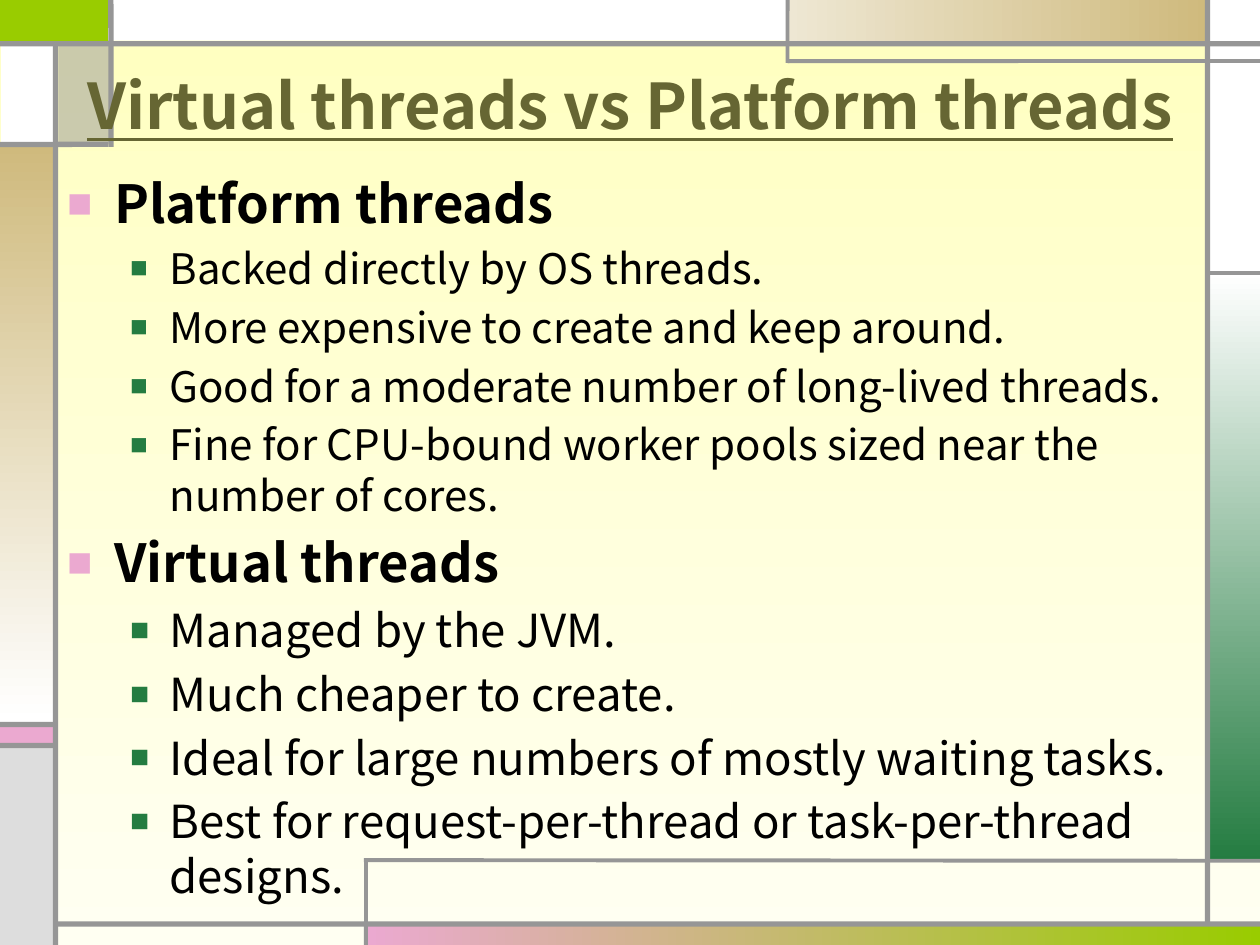
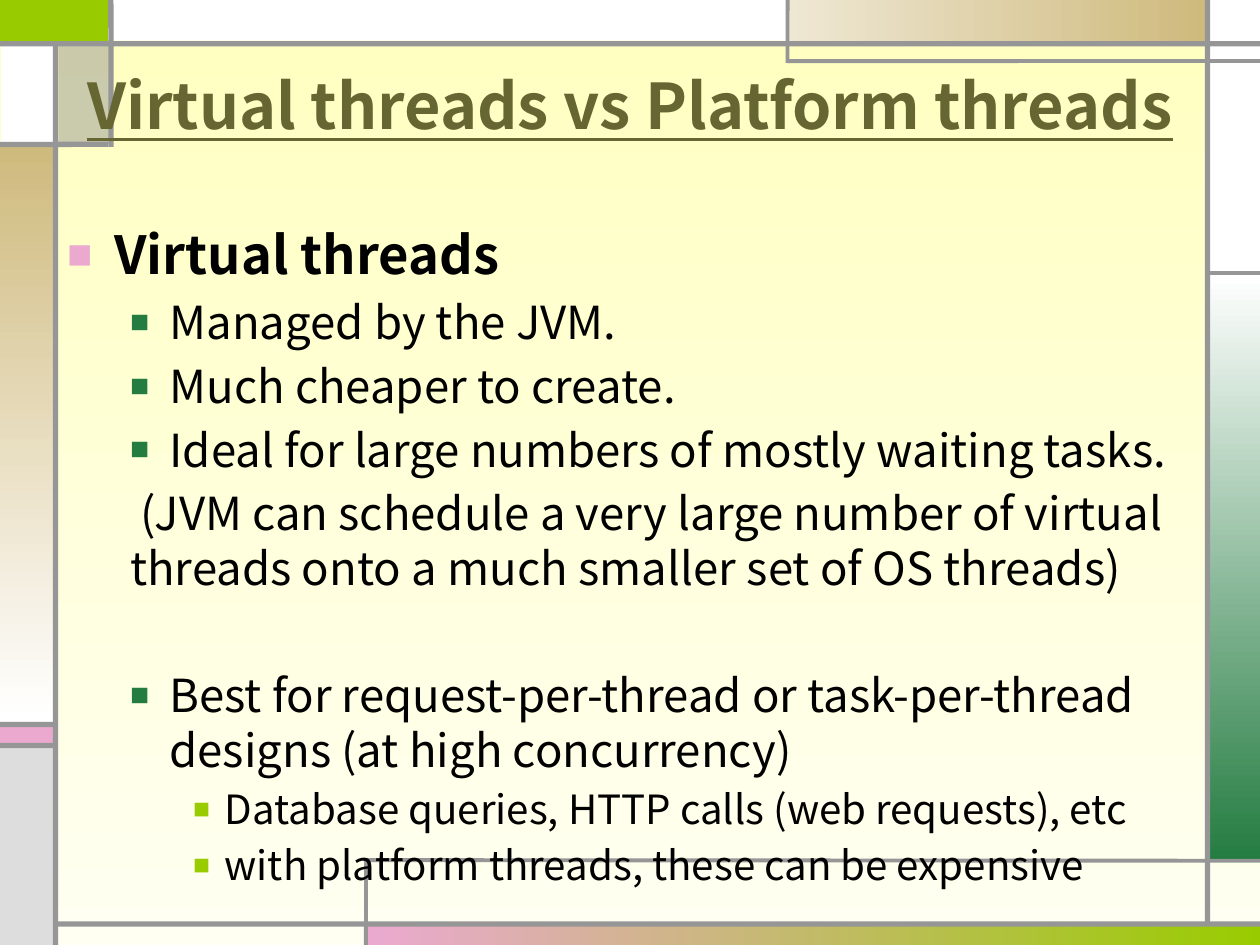
Before and after one commit to sohnbong/multicore26, a slide deck: slide 4 of multicore04-4-virtualthreads.pptx (slide 3 before the commit). Drawn at 1260x945 pixels with LibreOffice and Linux fonts; fonts in the diff are those of the drawing. Boxes give left, top, right and bottom in pixels: in the first picture for what was removed or moved away, otherwise in the second. Text is boxed around its words. In the diff, an @@ line names an element or a change of style, - is before the commit and + after.

```diff
--- a/multicore04-4-virtualthreads.pptx
+++ b/multicore04-4-virtualthreads.pptx
@@ text at (x1=114, y1=180, x2=1161, y2=512): paragraphs removed @@
-■ Platform threads
-  ■ Backed directly by OS threads.
-  ■ More expensive to create and keep around.
-  ■ Good for a moderate number of long-lived threads.
-  ■ Fine for CPU-bound worker pools sized near the number of cores.
@@ text "Virtual threads" moved from (x1=114, y1=180, x2=1166, y2=905) to (x1=114, y1=231, x2=1166, y2=891) @@
@@ text at (x1=130, y1=493, x2=1162, y2=891): text changed @@
-  ■ Best for request-per-thread or task-per-thread designs.
+  (JVM can schedule a very large number of virtual threads onto a much smaller set of OS threads)
+  ■ Best for request-per-thread or task-per-thread designs (at high concurrency)
+    ■ Database queries, HTTP calls (web requests), etc
+    ■ with platform threads, these can be expensive
```
Also in this commit, not shown: 2 other slides changed, 1 slide added.
